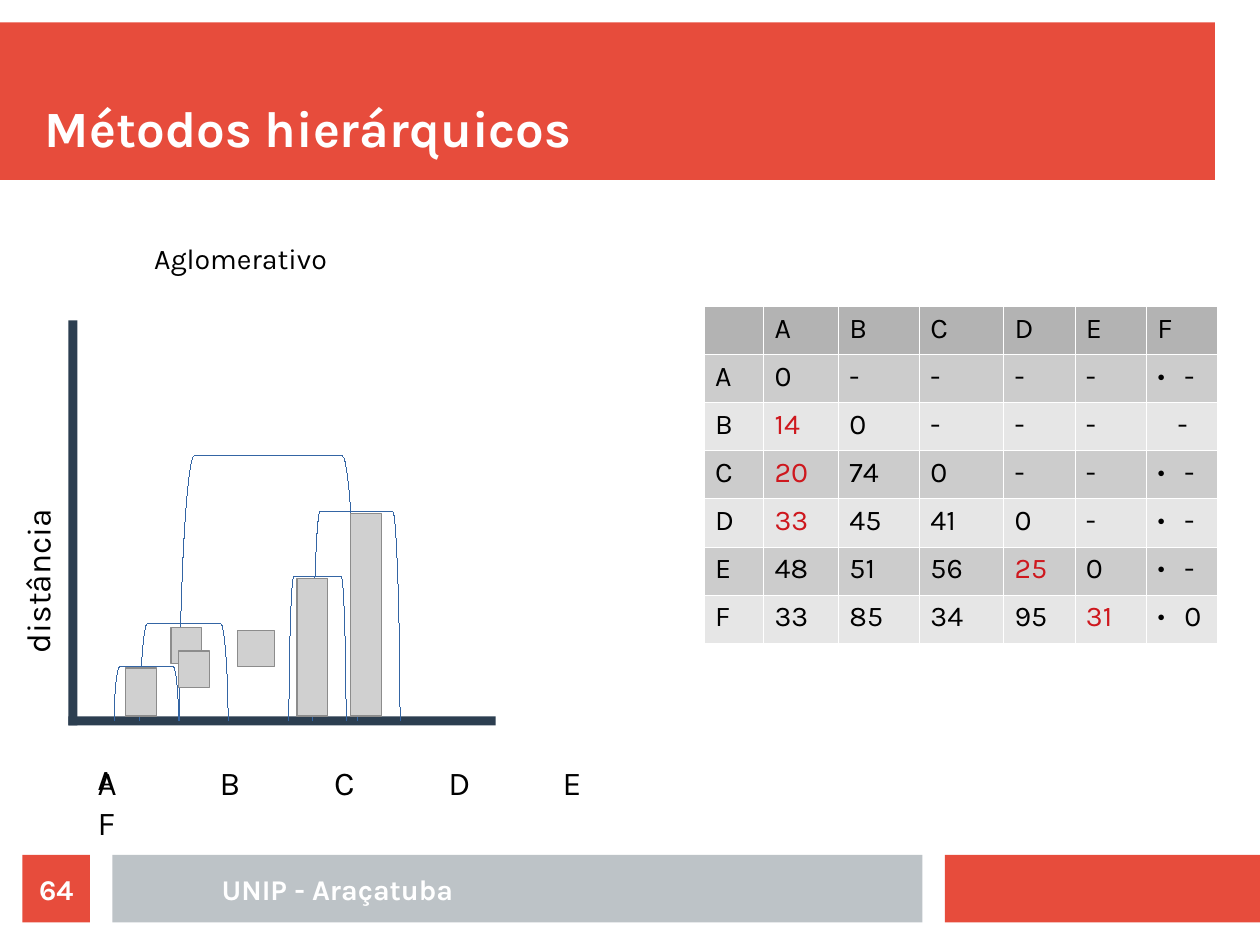
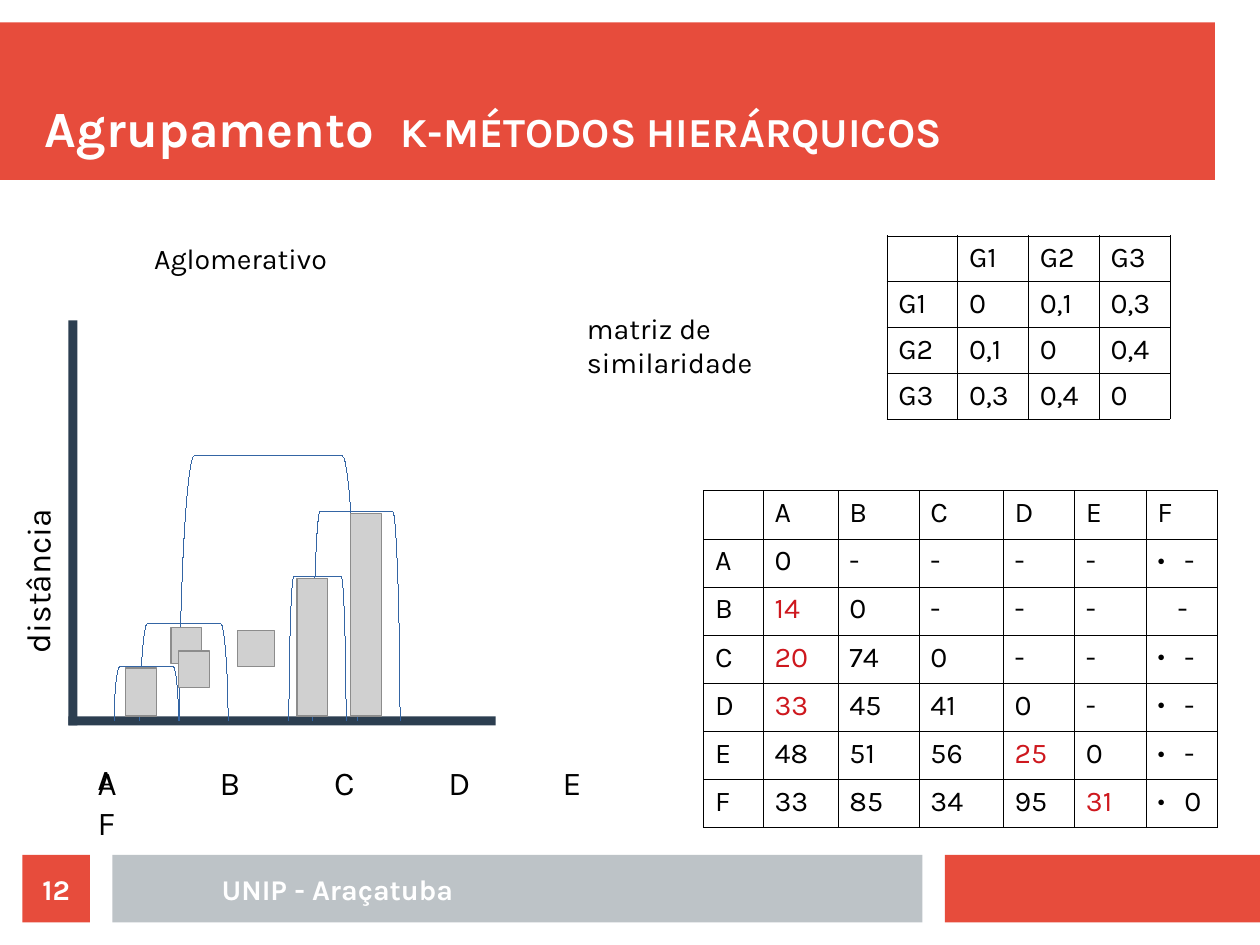
Before and after one commit to rafaelstojoao/pos-unip, a slide deck: slide 12 of [2020][modulo][Machine_Learning]/[aula]03[outrosAlgoritmos].odp (slide 64 before the commit). Drawn at 1260x945 pixels with LibreOffice and Linux fonts; fonts in the diff are those of the drawing; grey boxes stand for pictures. Boxes give left, top, right and bottom in pixels: in the first picture for what was removed or moved away, otherwise in the second. Text is boxed around its words. In the diff, an @@ line names an element or a change of style, - is before the commit and + after.

```diff
--- a/[2020][modulo][Machine_Learning]/[aula]03[outrosAlgoritmos].odp
+++ b/[2020][modulo][Machine_Learning]/[aula]03[outrosAlgoritmos].odp
@@ title at box(45, 110, 942, 159): text changed; size 32 to 26 pt @@
-Métodos hierárquicos
+Agrupamento K-MÉTODOS HIERÁRQUICOS
@@ table added at box(887, 236, 1171, 412), 4 rows, 4 columns @@
+ | G1 | G2 | G3
+G1 | 0 | 0,1 | 0,3
+G2 | 0,1 | 0 | 0,4
+G3 | 0,3 | 0,4 | 0
@@ text added at box(587, 319, 752, 374), 18 pt, text #000000 @@
+matriz de similaridade
@@ table at box(704, 491, 1219, 827) @@
@@ fill #B3B3B3 to none in 6 cells @@
@@ fill #CCCCCC to none in 21 cells @@
@@ fill #E6E6E6 to none in 21 cells @@
@@ borders changed @@
@@ table: place and size @@
-table at box(704, 306, 1219, 643)
+table at box(704, 491, 1219, 827)
@@ page number at box(42, 881, 69, 900): text changed @@
-64
+12
```
Also in this commit, not shown: 15 other slides changed, 31 slides added, 34 slides removed, 11 other files.
